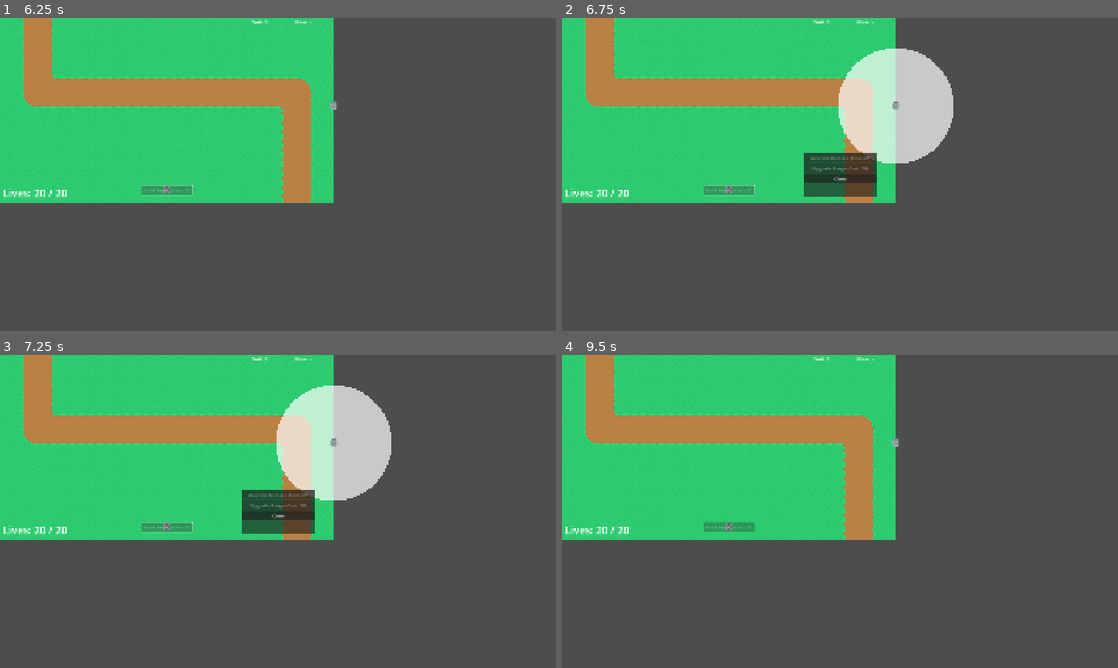
Above: before the commit, frames 1-4 (two rows, left to right).
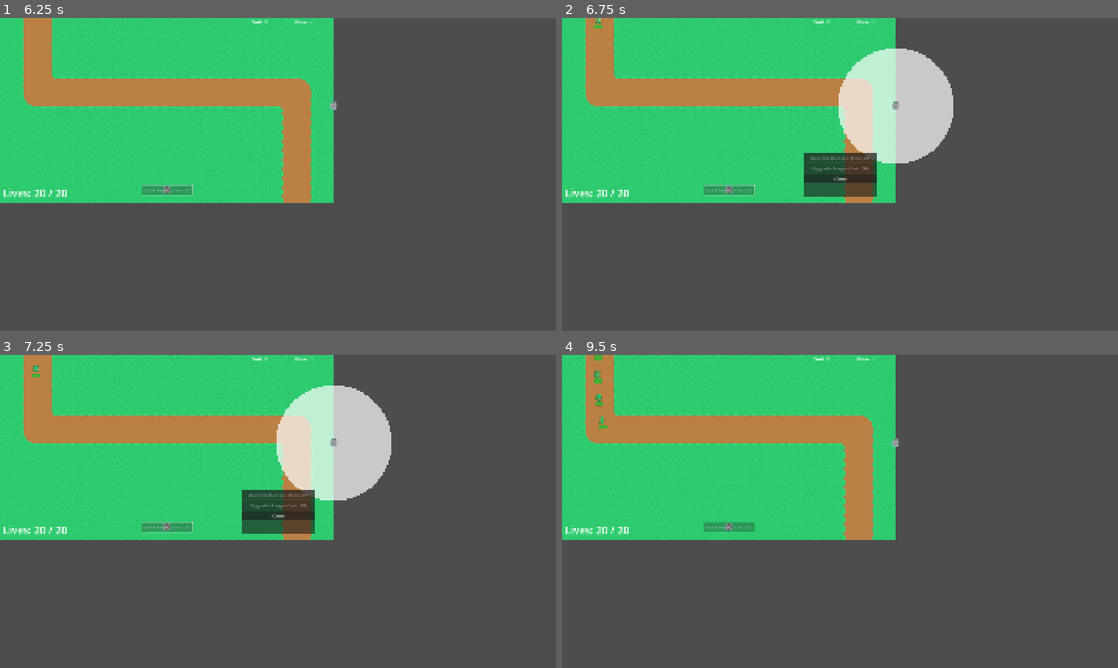
Above: after the commit, the same moments.

Repository: xMOROx/tower-defense-2d
Game: Godot game, scene res://scenes/ui/MainMenu.tscn
The game is run twice, just before and just after one commit, with the same random seed, the same clock (stepped at 60 frames per second) and the same inputs.
Inputs (mouse positions are in pixels of both pictures, inside the frame that each line leads up to):
- Up to frame 1 (6.25 s): click "PLAY" at 0.5 s; click "1" at 1.25 s; click "Build Tower (Cost: 50)" at 2 s; click "Build Tower (Cost: 50)" at 2.75 s; click "Build Tower (Cost: 50)" at 3.5 s; tap Enter at 4.25, 5.75 s; move the mouse to (166, 190) at 4.27 s; click (166, 190) at 4.42 s; tap Space at 5 s; move the mouse to (166, 190) at 5.02 s; click (166, 190) at 5.17 s; move the mouse to (333, 105) at 5.77 s; click (333, 105) at 5.92 s
- Up to frame 2 (6.75 s): tap Space at 6.5 s; move the mouse to (895, 105) at 6.52 s; click (895, 105) at 6.67 s
- Up to frame 3 (7.25 s): no input
- Up to frame 4 (9.5 s): tap Enter at 7.25 s; move the mouse to (1006, 558) at 7.27 s; click (1006, 558) at 7.42 s; tap Space at 8 s; move the mouse to (673, 464) at 8.02 s; click (673, 464) at 8.17 s; move the mouse to (867, 511) at 8.77 s; click (867, 511) at 8.92 s

Frame 1 is identical in both runs. In frame 2, less than 0.1% of the frame differs, in the area x 5-56%, y 0-4%; in frame 3, less than 0.1%; in frame 4, 0.2%, in the area x 5-56%, y 0-24%.

Commit message:
Update paths

Diff:
--- a/assets/waves/map1.json
+++ b/assets/waves/map1.json
@@ -3,7 +3,7 @@
 		"wave_name": "Wave 1: The Basics",
 		"spawns": [
 			{
-				"enemy_scene_path": "res://enemies/enemy.tscn",
+				"enemy_scene_path": "res://scenes/enemies/Enemy.tscn",
 				"count": 5.0,
 				"interval": 1.0,
 				"start_delay": 0.1
@@ -14,7 +14,7 @@
 		"wave_name": "Wave 2: More!",
 		"spawns": [
 			{
-				"enemy_scene_path": "res://enemies/enemy.tscn",
+				"enemy_scene_path": "res://scenes/enemies/Enemy.tscn",
 				"count": 8.0,
 				"interval": 0.8,
 				"start_delay": 0.1
@@ -25,7 +25,7 @@
 		"wave_name": "Wave 3: Faster Intro",
 		"spawns": [
 			{
-				"enemy_scene_path": "res://enemies/enemy.tscn",
+				"enemy_scene_path": "res://scenes/enemies/Enemy.tscn",
 				"count": 10.0,
 				"interval": 0.6,
 				"start_delay": 0.1
@@ -36,7 +36,7 @@
 		"wave_name": "Wave 4: Escalation",
 		"spawns": [
 			{
-				"enemy_scene_path": "res://enemies/enemy.tscn",
+				"enemy_scene_path": "res://scenes/enemies/Enemy.tscn",
 				"count": 15.0,
 				"interval": 0.5,
 				"start_delay": 0.1
--- a/scenes/maps/Level_1.tscn
+++ b/scenes/maps/Level_1.tscn
@@ -5,7 +5,7 @@
 [ext_resource type="PackedScene" uid="uid://dypncu8rnysyf" path="res://scenes/enemies/WaveManager.tscn" id="2_55yl8"]
 [ext_resource type="PackedScene" uid="uid://dsdhiykb81bg" path="res://scenes/towers/tower.tscn" id="2_vkvtd"]
 [ext_resource type="Script" uid="uid://dadif0l11mskl" path="res://src/Spawner.gd" id="3_tuf7a"]
-[ext_resource type="PackedScene" uid="uid://cdbsdv6gi1k0g" path="res://scenes/enemies/enemy.tscn" id="4_bsx1b"]
+[ext_resource type="PackedScene" uid="uid://cdbsdv6gi1k0g" path="res://scenes/enemies/Enemy.tscn" id="4_bsx1b"]
 [ext_resource type="Script" uid="uid://etm7lcl52ic" path="res://src/Hud.gd" id="5_ladvl"]
 [ext_resource type="PackedScene" uid="uid://dhic07exb4uhr" path="res://scenes/ui/TowerUpgradeMenu.tscn" id="6_n8iyc"]
 
